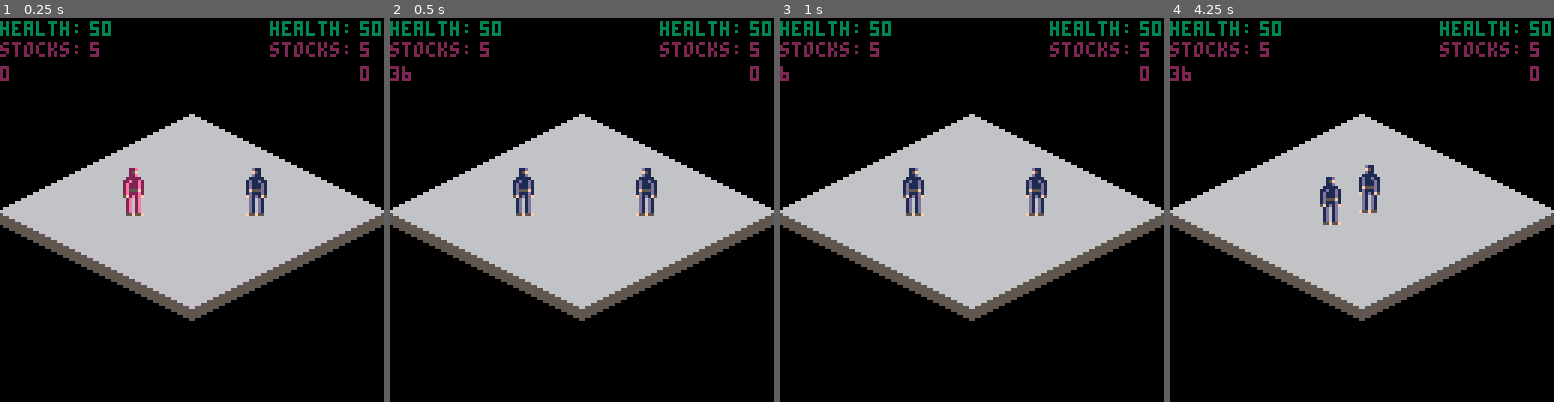
Above: before the commit, frames 1-4 (left to right).
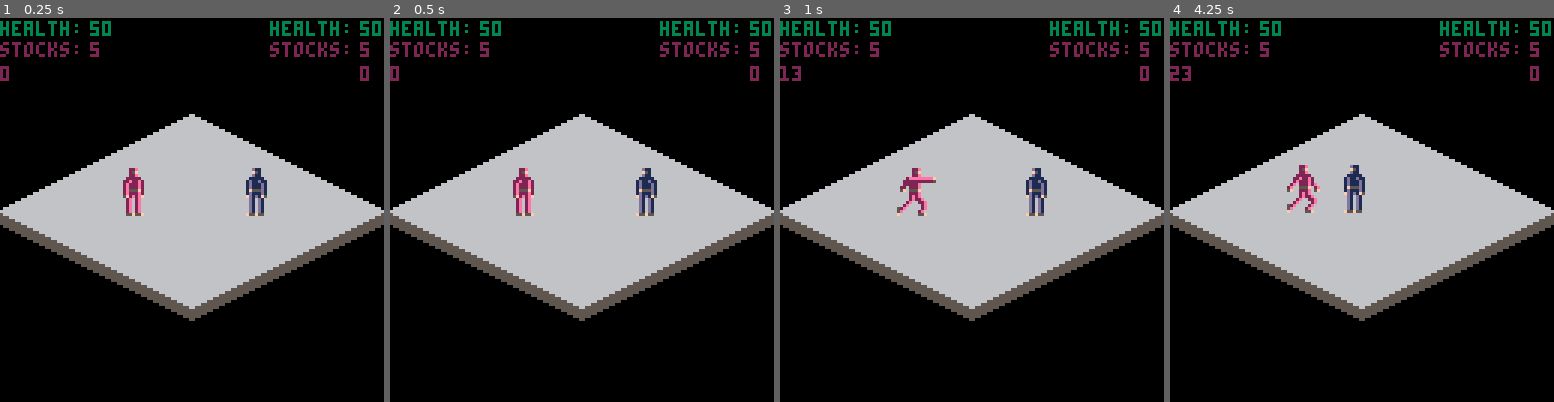
Above: after the commit, the same moments.

Repository: Trifectuh/Fantasy-Console-Projects
Game: PICO-8 cartridge isofight.p8
Two runs of this game, one before a commit and one after it. Both use one fixed random seed, a clock stepped at 60 frames per second and the inputs below.
Inputs:
- Up to frame 1 (0.25 s): no input
- Up to frame 2 (0.5 s): tap X (X key) at 0.33 s
- Up to frame 3 (1 s): tap O (Z key) at 0.7 s
- Up to frame 4 (4.25 s): tap X (X key) at 1.07, 1.85, 2.97, 4.08 s; hold Right 1.6-2.1 s; hold P2 Left 1.6-2.1 s; tap O (Z key) every 0.4 s from 1.7 to 4.1 s; hold Up 2.15-2.42 s; hold P2 Down 2.15-2.42 s; hold Right 2.47-3.03 s; hold P2 Left 2.47-3.03 s; hold Left 3.08-3.58 s; hold P2 Right 3.08-3.58 s; hold Down 3.63-3.97 s; hold P2 Up 3.63-3.97 s; hold Right from 4.02 s (still down); hold P2 Left from 4.02 s (still down)

Frame 1 is identical in both runs. In frame 2, 0.5% of the frame differs, in the area x 0-38%, y 12-51%; in frame 3, 0.8%; in frame 4, 2.0%, in the area x 0-55%, y 12-54%.

Commit message:
punch dads can punch

Diff:
--- a/isofight.p8
+++ b/isofight.p8
@@ -4,6 +4,7 @@
 --isofight: don't die or fall
 
 function _init()
+ restarttimer=nil
  --hacky fix for characters
  --falling through floor
  firstrun=true
@@ -36,9 +37,9 @@
              falling=false,
              dead=false},
      --move.framewindow={length,sprite}
-     moves={atk1={startup={10,32},
-                  active={20,32},
-                  recovery={15,32}},
+     moves={atk1={startup={8,8},
+                  active={10,10},
+                  recovery={12,4}},
             atk2={startup={10,32},
                   active={20,32},
                   recovery={15,32}},
@@ -68,9 +69,9 @@
              hitstun=false,
              falling=false,
              dead=false},
-     moves={atk1={startup={10,0},
-                  active={20,0},
-                  recovery={15,0}},
+     moves={atk1={startup={8,40},
+                  active={10,42},
+                  recovery={12,36}},
             atk2={startup={10,0},
                   active={20,0},
                   recovery={15,0}},
@@ -80,39 +81,63 @@
  }
 end
 
+function checkwin()
+ if p[1].status.hp<=0 or p[1].status.stocks<=0
+  then return p[2]
+ elseif p[2].status.hp<=0 or p[2].status.stocks<=0
+  then return p[1]
+ else return nil end
+end
+
 function _update60()
  --check for win conditions
-	if p[1].status.hp<=0 or p[1].status.stocks<=0
-		then win(p[2]) end
-	if p[2].status.hp<=0 or p[2].status.stocks<=0
-	 then win(p[1]) end
+	if checkwin()==nil then
  --update characters
- for c in all(p) do
-  c.dx=0 c.dy=0
-  move(c)
-  fall(c)
-  attacks(c)
-   end
- face()
+  for c in all(p) do
+   c.dx=0 c.dy=0
+   move(c)
+   fall(c)
+   attacks(c)
+   push(c)
+   face() end
+ else restart() end
 end
 
 function _draw()
 	cls()
- print(p[1].framecounter,0,16)
- print(p[2].framecounter,120,16)
- print('health: ',0,1,3)
- print(p[1].status.hp,30,1,3)
- print('stocks: ',0,8,2)
- print(p[1].status.stocks,30,8,2)
- print('health: ',90,1,3)
- print(p[2].status.hp,120,1,3)
- print('stocks: ',90,8,2)
- print(p[2].status.stocks,120,8,2)
-	drawallinorder()
+ if checkwin()==p[1] then
+  cls()
+  print('player 1 wins!',36,40,8)
+  print('press (a) to run it back',20,60,8)
+ elseif checkwin()==p[2] then
+  cls()
+  print('player 2 wins!',36,40,8)
+  print('press (a) to run it back',20,60,8)
+ else
+  print(p[1].framecounter,0,16)
+  print(p[2].framecounter,120,16)
+  print('health: ',0,1,3)
+  print(p[1].status.hp,30,1,3)
+  print('stocks: ',0,8,2)
+  print(p[1].status.stocks,30,8,2)
+  print('health: ',90,1,3)
+  print(p[2].status.hp,120,1,3)
+  print('stocks: ',90,8,2)
+  print(p[2].status.stocks,120,8,2)
+	 drawallinorder() end
  if firstrun then
   respawn(p[1])
   respawn(p[2])
   firstrun=false end
+end
+
+function restart()
+ if restarttimer==nil then
+  restarttimer=60
+ elseif restarttimer>0 then
+  restarttimer-=1
+ elseif btn(4,0) or btn(4,1) then
+  run() end
 end
 
 function drawallinorder()
@@ -225,6 +250,9 @@
 		rows=rows-1
 	end
  mapdone=true
+end
+
+function push(char)
 end
 
 function move(char)
@@ -292,14 +320,14 @@
  if p.framecounter>0 then
   p.framecounter-=1
  else
-  activemove=0
-  atk1(p) end
+  activemove=0 end
+ atk1(p)
 end
 
 function atk1(c)
 	ctrl=c.id-1
 	--check for btn then atk1
-	if btn(5, ctrl) then
+	if btn(4, ctrl) then
  if c.framecounter<=0 then
  	c.halt=true
   c.activemove=1
@@ -308,16 +336,17 @@
                c.moves.atk1.recovery[1]
 		c.activespr=c.moves.atk1.startup[2]
  end
+ end
  if c.activemove==1 then
  	c.halt=true
   if c.framecounter>=c.moves.atk1.active[1]+
-                     c.moves.atk1.recovery[1]
+               c.moves.atk1.recovery[1]
    then c.activespr=c.moves.atk1.startup[2]
   elseif c.framecounter>=c.moves.atk1.recovery[1]
    then c.activespr=c.moves.atk1.active[2]
   elseif c.framecounter>0
    then c.activespr=c.moves.atk1.recovery[2]
-  else c.activemove=0 c.halt=false end end
+  else c.activemove=0 c.halt=false end
  else c.activemove=0
  					c.halt=false end
 end
Not shown, changed: 32 lines of the sprite sheet (__gfx__) section of isofight.p8
